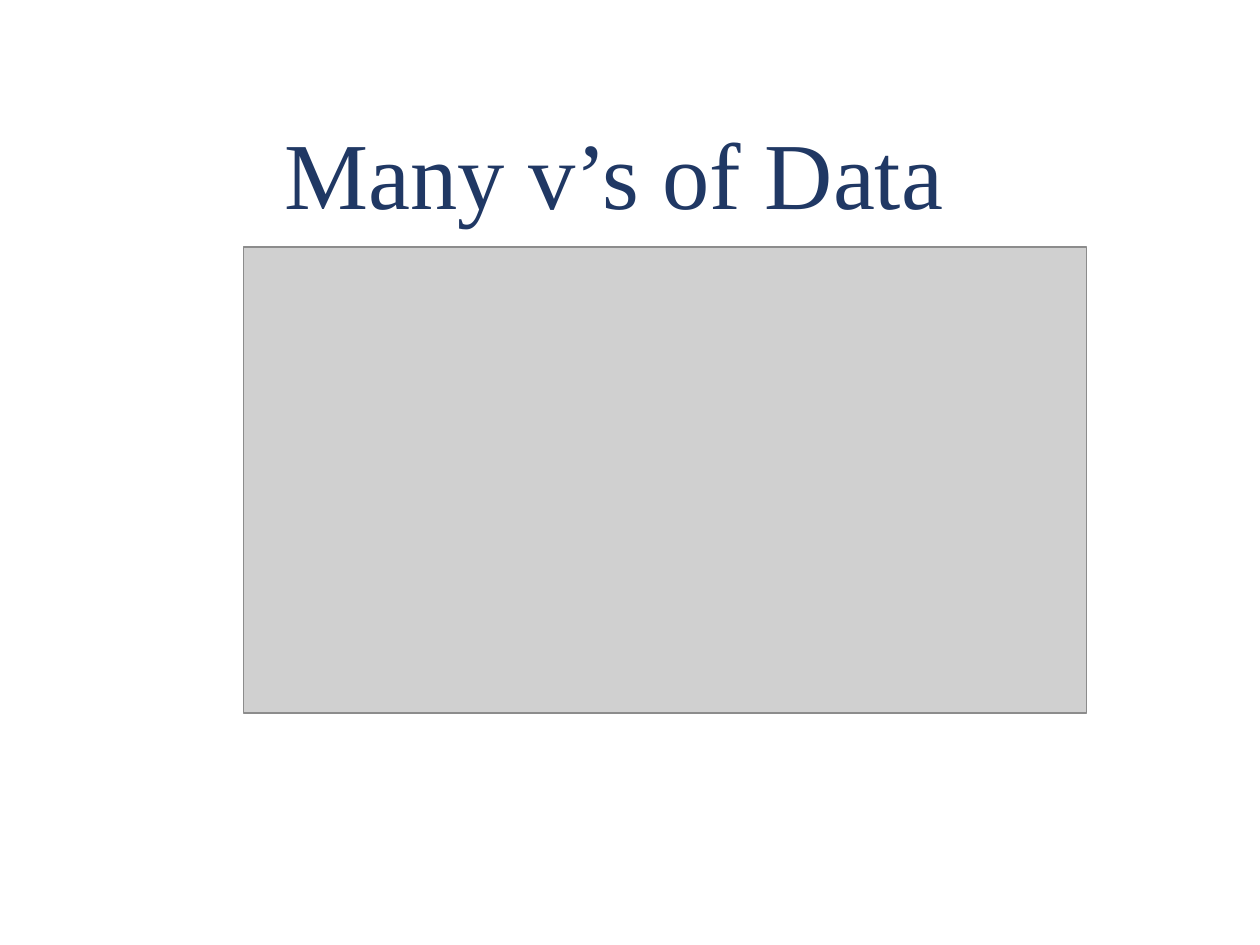
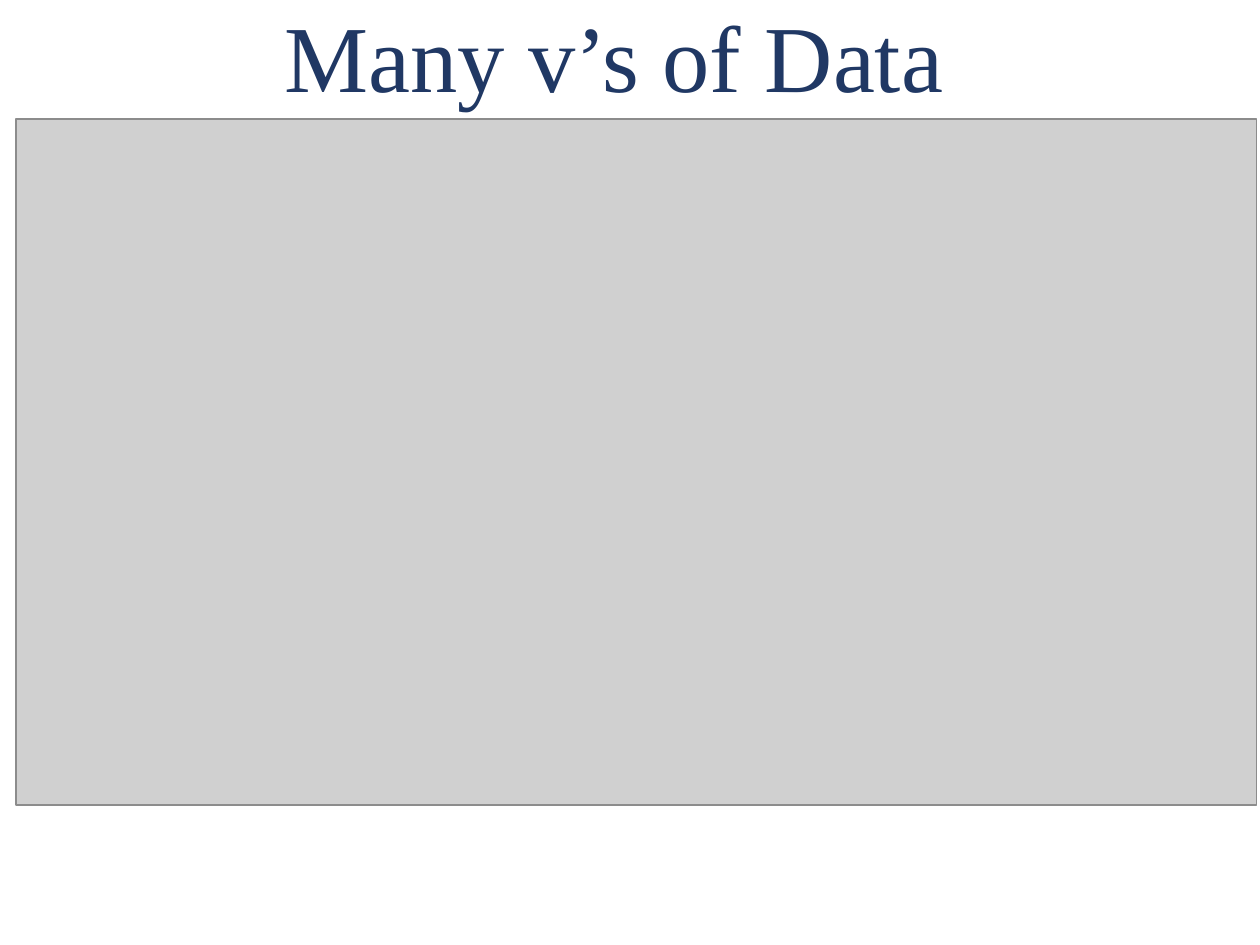
Before and after one commit to arjundontflex/notes.github.io, a slide deck: slide 9 of FDA/Module-1.ppt. Drawn at 1260x945 pixels with LibreOffice and Linux fonts; fonts in the diff are those of the drawing; grey boxes stand for pictures; background and template pictures are left out. Boxes give left, top, right and bottom in pixels: in the first picture for what was removed or moved away, otherwise in the second. Text is boxed around its words. In the diff, an @@ line names an element or a change of style, - is before the commit and + after.

```diff
--- a/FDA/Module-1.ppt
+++ b/FDA/Module-1.ppt
@@ title "Many v’s of Data": place and size @@
-title "Many v’s of Data" at <box>285,142,943,228</box>
+title "Many v’s of Data" at <box>285,25,943,110</box>
@@ picture: place and size @@
-picture at <box>243,247,1086,713</box>
+picture at <box>16,118,1257,804</box>
```
Also in this commit, not shown: 3 other slides changed, 3 other files.
